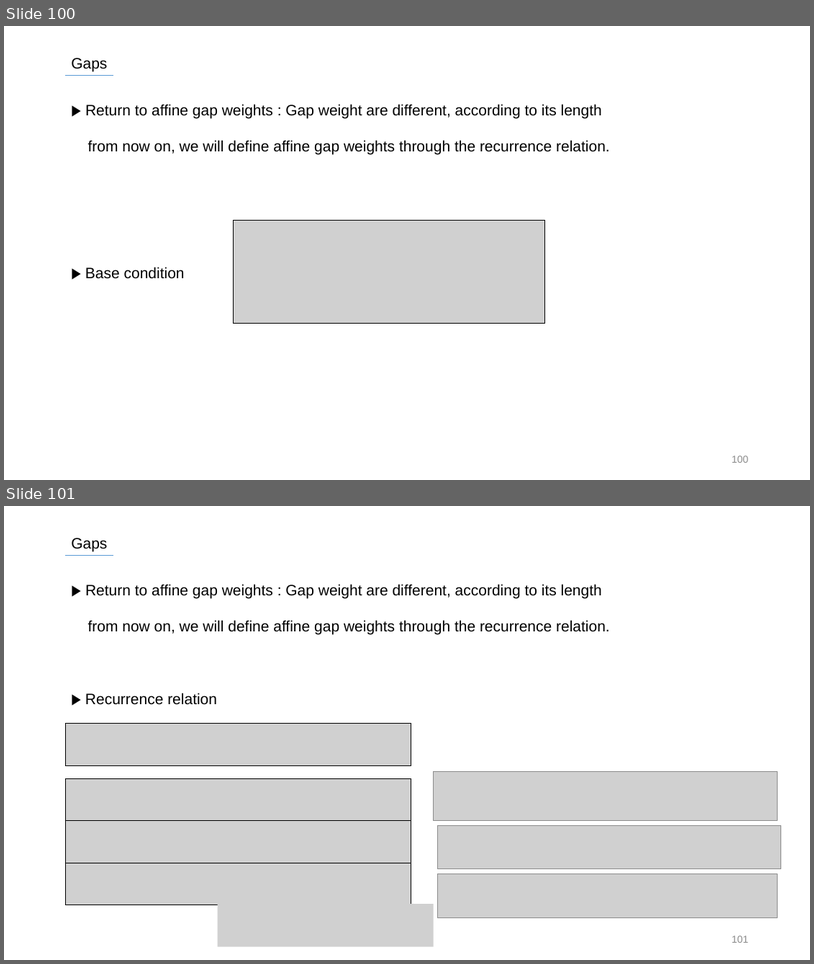
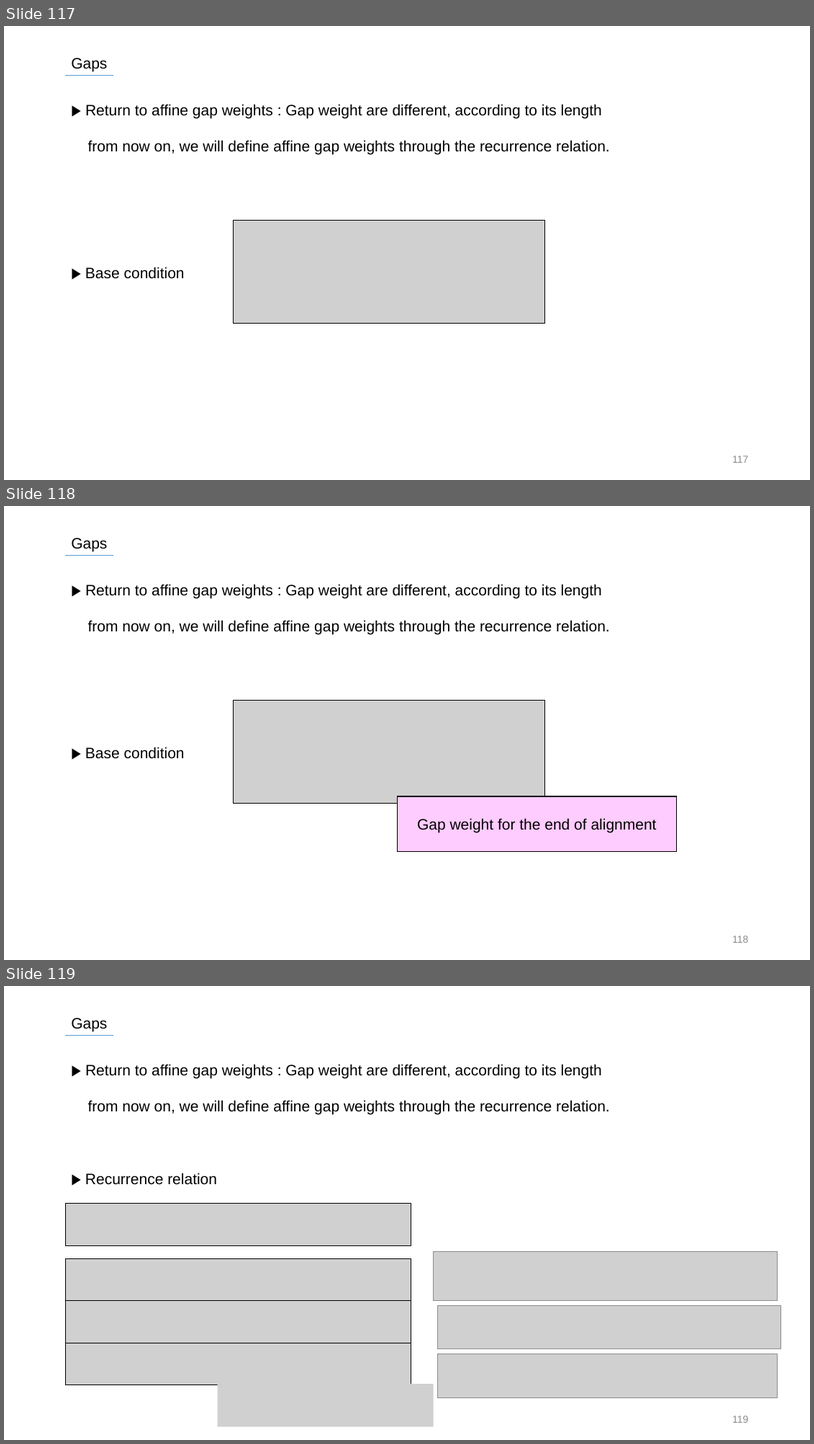
Before and after one commit to SiLviASizZ/HYU_2022, a slide deck: Intern/발표자료/0721/ASTS_0721.pptx. Shown one above the other, each under a label of ours: slides 100 and 101 before the commit, slides 117, 118 and 119 after it. The pictures are 814x964 and 814x1444 pixels, drawn with LibreOffice and Linux fonts; fonts in the diff are those of the drawing; grey boxes stand for pictures. Boxes give left, top, right and bottom in pixels: in the first picture for what was removed or moved away, otherwise in the second. Text is boxed around its words. In the diff, an @@ line names an element or a change of style, - is before the commit and + after.

```diff
--- a/Intern/발표자료/0721/ASTS_0721.pptx
+++ b/Intern/발표자료/0721/ASTS_0721.pptx
@@ slide 118 added at bbox=[4, 506, 810, 960], background #FFFFFF @@
@@ text added at bbox=[71, 538, 107, 552], 18 pt, text #000000 @@
+Gaps
@@ line added from (65, 556) to (113, 556), #5B9BD5 0.5 pt @@
@@ text added at bbox=[85, 584, 610, 759], 18 pt, text #000000 @@
+▶ Return to affine gap weights : Gap weight are different, according to its length
+from now on, we will define affine gap weights through the recurrence relation.
+▶ Base condition
@@ picture added at bbox=[233, 700, 545, 803] @@
@@ rectangle added at bbox=[398, 796, 677, 852], fill #FFCCFF, outline #000000 1 pt, 18 pt, text #000000 @@
+Gap weight for the end of alignment
@@ page number added at bbox=[733, 935, 748, 942], 12 pt, text #8C8C8C @@
+118
@@ what was slide 100 is now slide 117 @@
@@ page number at bbox=[733, 455, 748, 462]: text changed @@
-100
+117
@@ what was slide 101 is now slide 119 @@
@@ page number at bbox=[733, 1415, 748, 1422]: text changed @@
-101
+119
```
Also in this commit, not shown: 34 slides changed, 28 other slides added.
